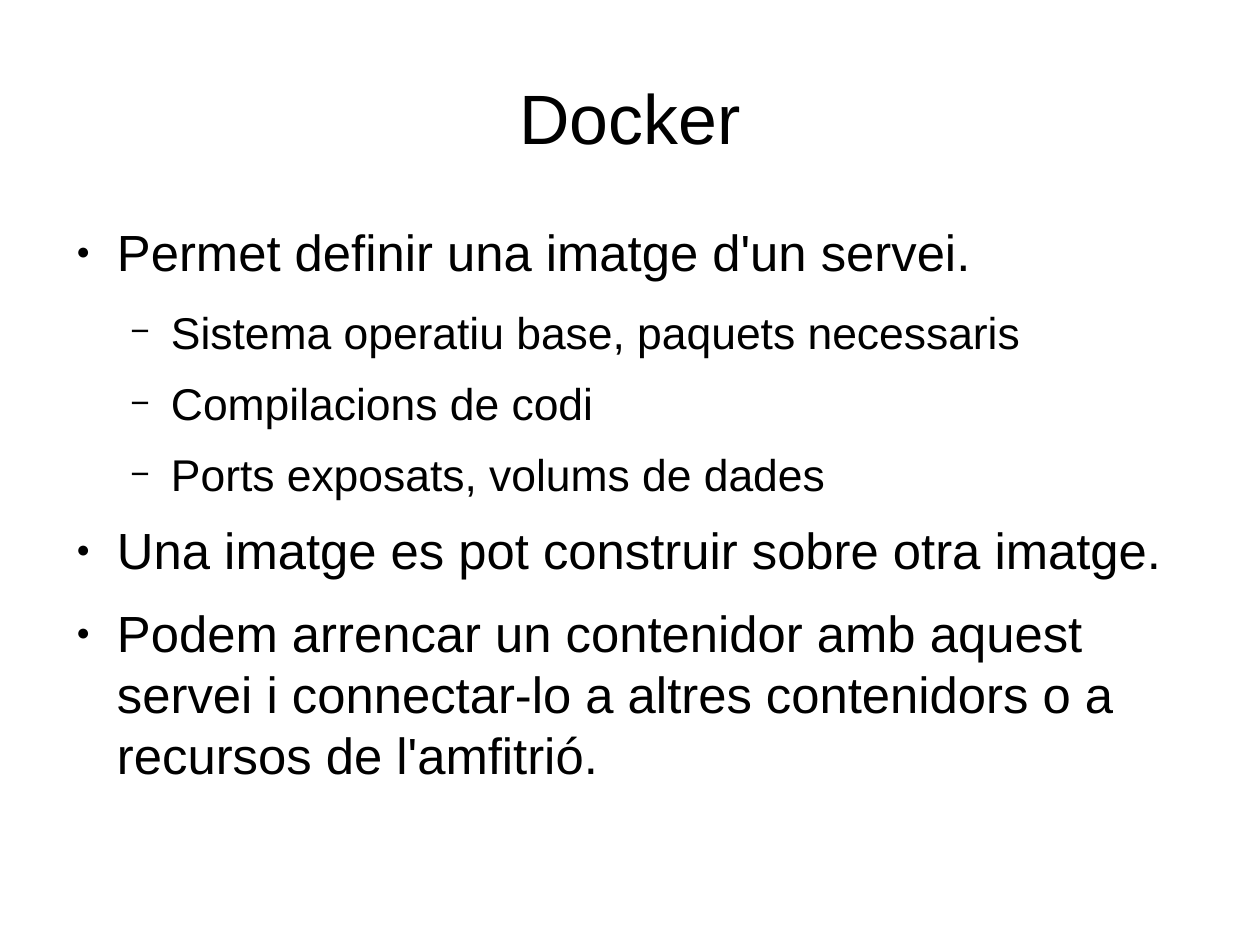
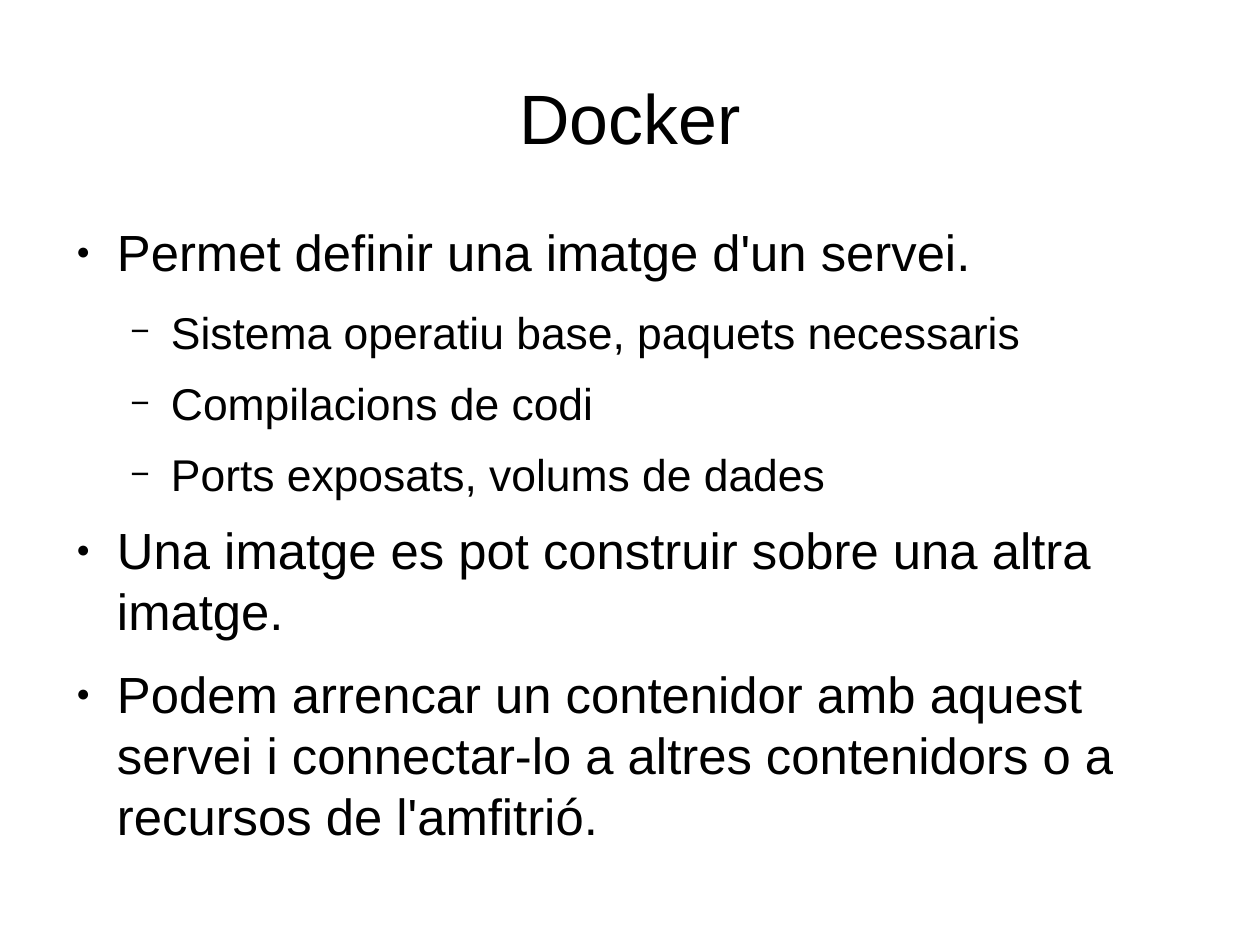
Before and after one commit to itorres/var, a slide deck: slide 9 of 2015/Cafè amb Web Manresa 201506/Docker en context - Cafè amb Web 201506.odp. Drawn at 1260x945 pixels with LibreOffice and Linux fonts; fonts in the diff are those of the drawing. Boxes give left, top, right and bottom in pixels: in the first picture for what was removed or moved away, otherwise in the second. Text is boxed around its words. In the diff, an @@ line names an element or a change of style, - is before the commit and + after.

```diff
--- a/2015/Cafè amb Web Manresa 201506/Docker en context - Cafè amb Web 201506.odp
+++ b/2015/Cafè amb Web Manresa 201506/Docker en context - Cafè amb Web 201506.odp
@@ text at <box>117,532,1091,641</box>: text changed @@
-● Una imatge es pot construir sobre otra imatge.
+● Una imatge es pot construir sobre una altra imatge.
```
Also in this commit, not shown: 5 other slides changed, 1 other file.
